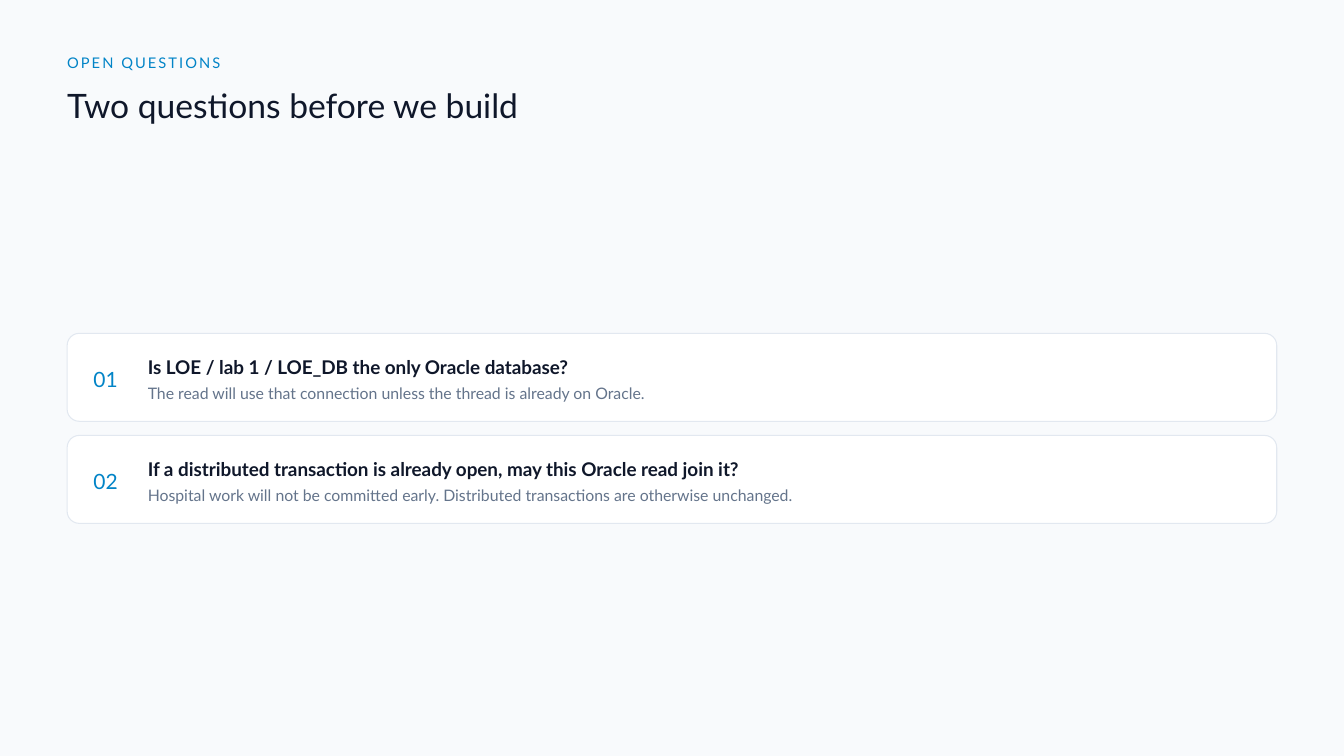
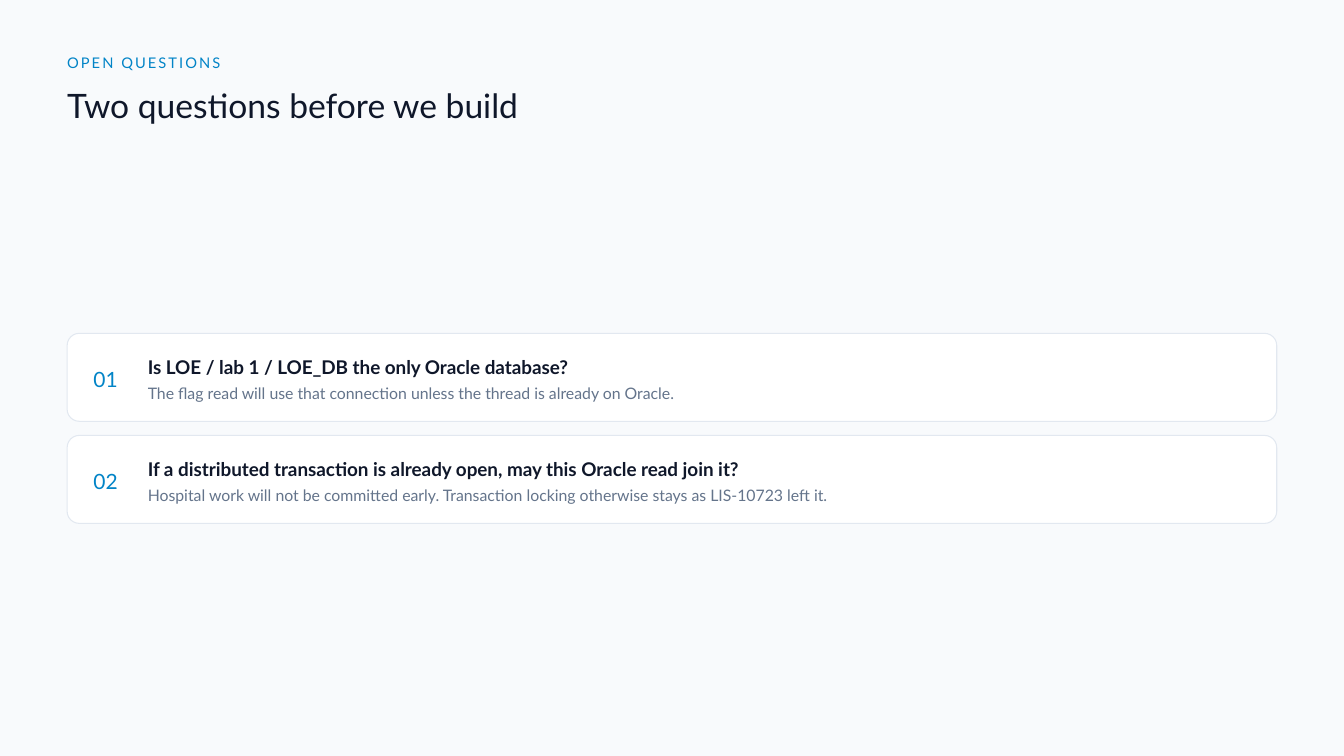
Before and after one commit to DragonChong/HA-Notes, a slide deck: slide 8 of SDLC/Projects/TMP-oracle-route-lookup — Oracle route lookup/assets/Oracle route lookup.pptx (slide 7 before the commit). Drawn at 1344x756 pixels with LibreOffice and Linux fonts; fonts in the diff are those of the drawing. Boxes give left, top, right and bottom in pixels: in the first picture for what was removed or moved away, otherwise in the second. Text is boxed around its words. In the diff, an @@ line names an element or a change of style, - is before the commit and + after.

```diff
--- a/SDLC/Projects/TMP-oracle-route-lookup — Oracle route lookup/assets/Oracle route lookup.pptx
+++ b/SDLC/Projects/TMP-oracle-route-lookup — Oracle route lookup/assets/Oracle route lookup.pptx
@@ text at (148,387,674,402): text changed @@
-The read will use that connection unless the thread is already on Oracle.
+The flag read will use that connection unless the thread is already on Oracle.
@@ text at (148,489,827,504): text changed @@
-Hospital work will not be committed early. Distributed transactions are otherwise unchanged.
+Hospital work will not be committed early. Transaction locking otherwise stays as LIS-10723 left it.
```
Also in this commit, not shown: 4 other slides changed, 3 slides added, 2 slides removed, 3 other files.
